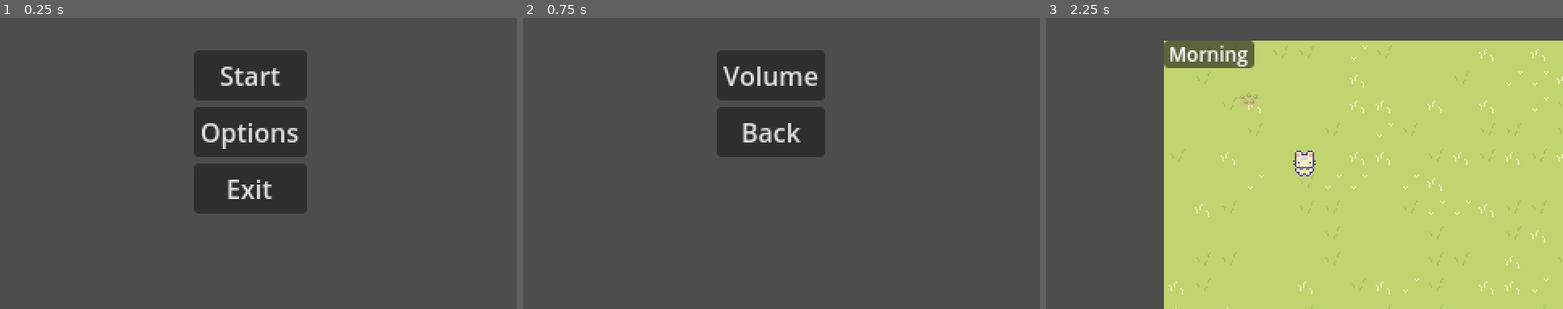
Above: before the commit, frames 1-3 (left to right).
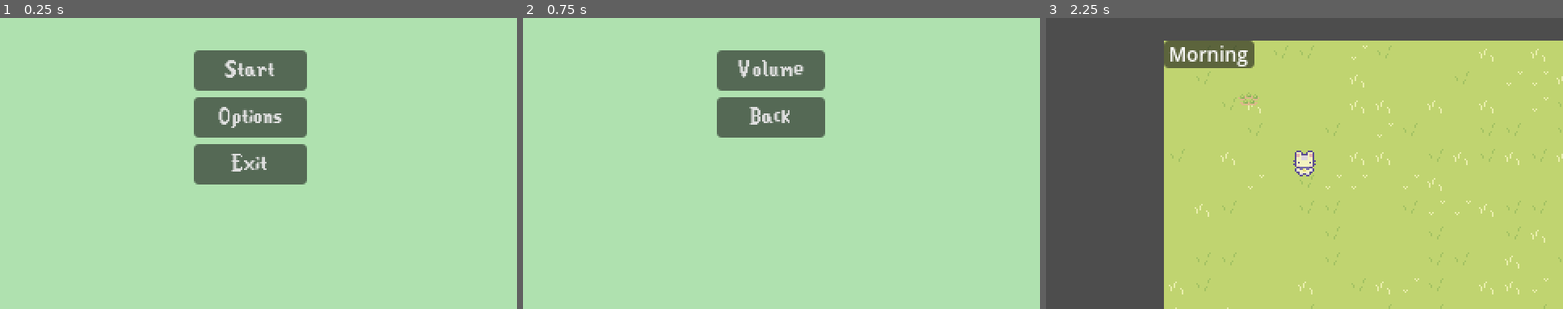
Above: after the commit, the same moments.

Repository: egd3025/everbloom
Game: Godot game, scene res://start_menu.tscn
The game is run twice, just before and just after one commit, with the same random seed, the same clock (stepped at 60 frames per second) and the same inputs.
Inputs:
- Up to frame 1 (0.25 s): no input
- Up to frame 2 (0.75 s): click "Options" at 0.5 s
- Up to frame 3 (2.25 s): click "Back" at 1.25 s; click "Start" at 2 s

The runs differ from the first frame. In frame 1, 100% of the frame differs, in the area x 0-100%, y 0-100%; in frame 2, 100%; in frame 3, nothing differs.

Commit message:
made the menus the same theme

Diff:
--- a/EverBloom/World/world.tscn
+++ b/EverBloom/World/world.tscn
@@ -130,7 +130,7 @@
 }]
 
 [node name="World" type="Node2D"]
-process_mode = 3
+process_mode = 1
 script = ExtResource("1_a85sf")
 
 [node name="Floor" type="TileMap" parent="."]
@@ -142,7 +142,6 @@
 script = ExtResource("2_rlebr")
 
 [node name="player" type="CharacterBody2D" parent="."]
-process_mode = 1
 position = Vector2(87, 76)
 script = ExtResource("2_3431q")
 metadata/_edit_group_ = true
@@ -159,11 +158,9 @@
 [node name="Camera2D" type="Camera2D" parent="player"]
 
 [node name="Plant" parent="." instance=ExtResource("6_sfo2u")]
-process_mode = 1
 position = Vector2(53, 33)
 
 [node name="Panel" type="Panel" parent="."]
-process_mode = 1
 offset_right = 56.0
 offset_bottom = 17.0
 script = ExtResource("7_qxuh3")
--- a/EverBloom/options_menu.tscn
+++ b/EverBloom/options_menu.tscn
@@ -1,5 +1,6 @@
-[gd_scene load_steps=2 format=3 uid="uid://ddwb4plsfqclh"]
+[gd_scene load_steps=3 format=3 uid="uid://ddwb4plsfqclh"]
 
+[ext_resource type="Theme" uid="uid://cs7pakuugysjy" path="res://default_pause_theme.tres" id="1_6gngm"]
 [ext_resource type="Script" path="res://options_menu.gd" id="1_jyb13"]
 
 [node name="Start Menu" type="Control"]
@@ -10,7 +11,17 @@
 anchor_bottom = 1.0
 grow_horizontal = 2
 grow_vertical = 2
+theme = ExtResource("1_6gngm")
 script = ExtResource("1_jyb13")
+
+[node name="ColorRect" type="ColorRect" parent="."]
+layout_mode = 1
+anchors_preset = 15
+anchor_right = 1.0
+anchor_bottom = 1.0
+grow_horizontal = 2
+grow_vertical = 2
+color = Color(0.686275, 0.882353, 0.686275, 1)
 
 [node name="MarginContainer" type="MarginContainer" parent="."]
 layout_mode = 0
--- a/EverBloom/start_menu.tscn
+++ b/EverBloom/start_menu.tscn
@@ -1,6 +1,7 @@
-[gd_scene load_steps=2 format=3 uid="uid://d214ouiiktuxr"]
+[gd_scene load_steps=3 format=3 uid="uid://d214ouiiktuxr"]
 
 [ext_resource type="Script" path="res://Start Menu.gd" id="1_vjp6n"]
+[ext_resource type="Theme" uid="uid://cs7pakuugysjy" path="res://default_pause_theme.tres" id="1_ydgsk"]
 
 [node name="Start Menu" type="Control"]
 layout_mode = 3
@@ -9,7 +10,17 @@
 anchor_bottom = 1.0
 grow_horizontal = 2
 grow_vertical = 2
+theme = ExtResource("1_ydgsk")
 script = ExtResource("1_vjp6n")
+
+[node name="ColorRect" type="ColorRect" parent="."]
+layout_mode = 1
+anchors_preset = 15
+anchor_right = 1.0
+anchor_bottom = 1.0
+grow_horizontal = 2
+grow_vertical = 2
+color = Color(0.686275, 0.882353, 0.686275, 1)
 
 [node name="MarginContainer" type="MarginContainer" parent="."]
 layout_mode = 0
